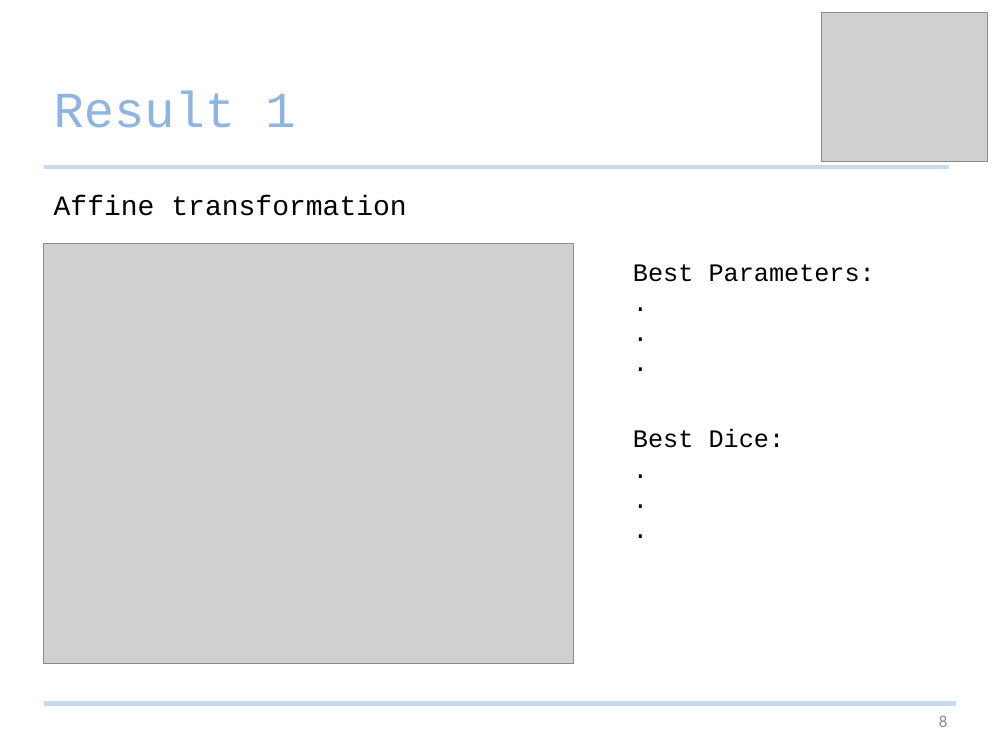
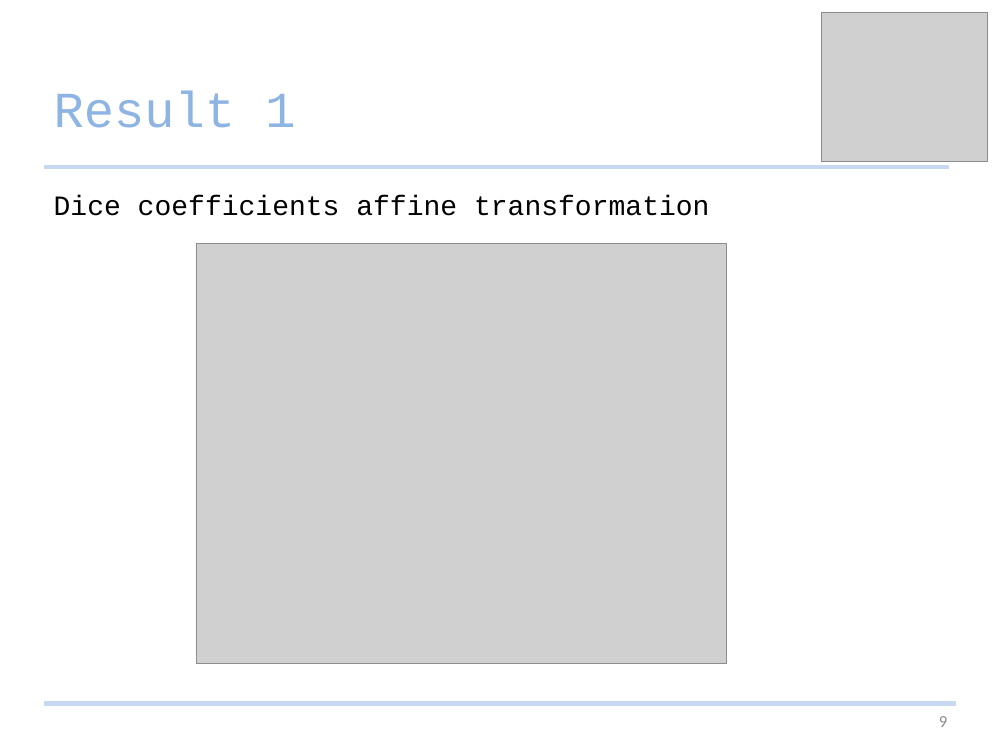
Before and after one commit to Studijacob/MIALab, a slide deck: slide 9 of wd/Documentation/MIALab presentation.pptx (slide 8 before the commit). Drawn at 1008x756 pixels with LibreOffice and Linux fonts; fonts in the diff are those of the drawing; grey boxes stand for pictures. Boxes give left, top, right and bottom in pixels: in the first picture for what was removed or moved away, otherwise in the second. Text is boxed around its words. In the diff, an @@ line names an element or a change of style, - is before the commit and + after.

```diff
--- a/wd/Documentation/MIALab presentation.pptx
+++ b/wd/Documentation/MIALab presentation.pptx
@@ text in rectangle at [54,196,709,216]: text changed @@
-Affine transformation
+Dice coefficients affine transformation
@@ picture: place and size @@
-picture at [43,243,574,663]
+picture at [197,243,727,663]
@@ text removed at [633,264,875,282] @@
-Best Parameters:
-.
-.
-.
@@ text removed at [633,429,785,448] @@
-Best Dice:
-.
-.
-.
@@ page number at [939,716,947,727]: text changed @@
-8
+9
```
Also in this commit, not shown: 6 other slides changed, 5 slides added.
